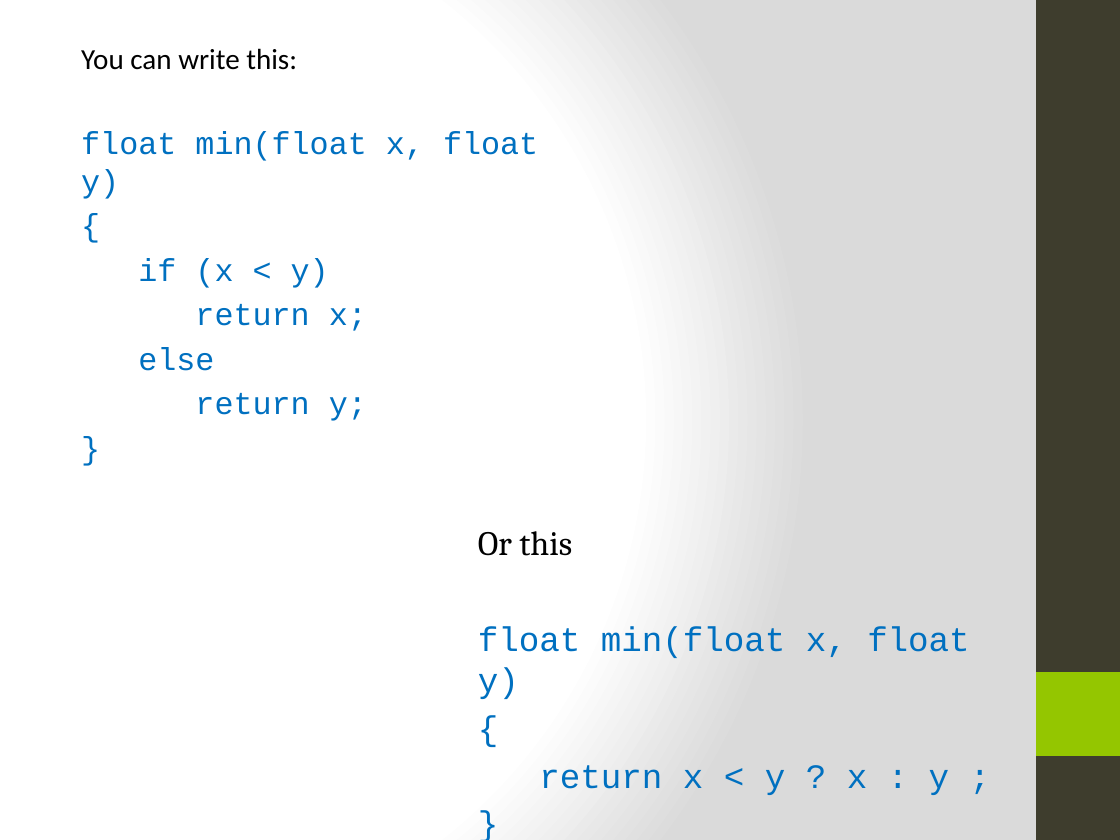
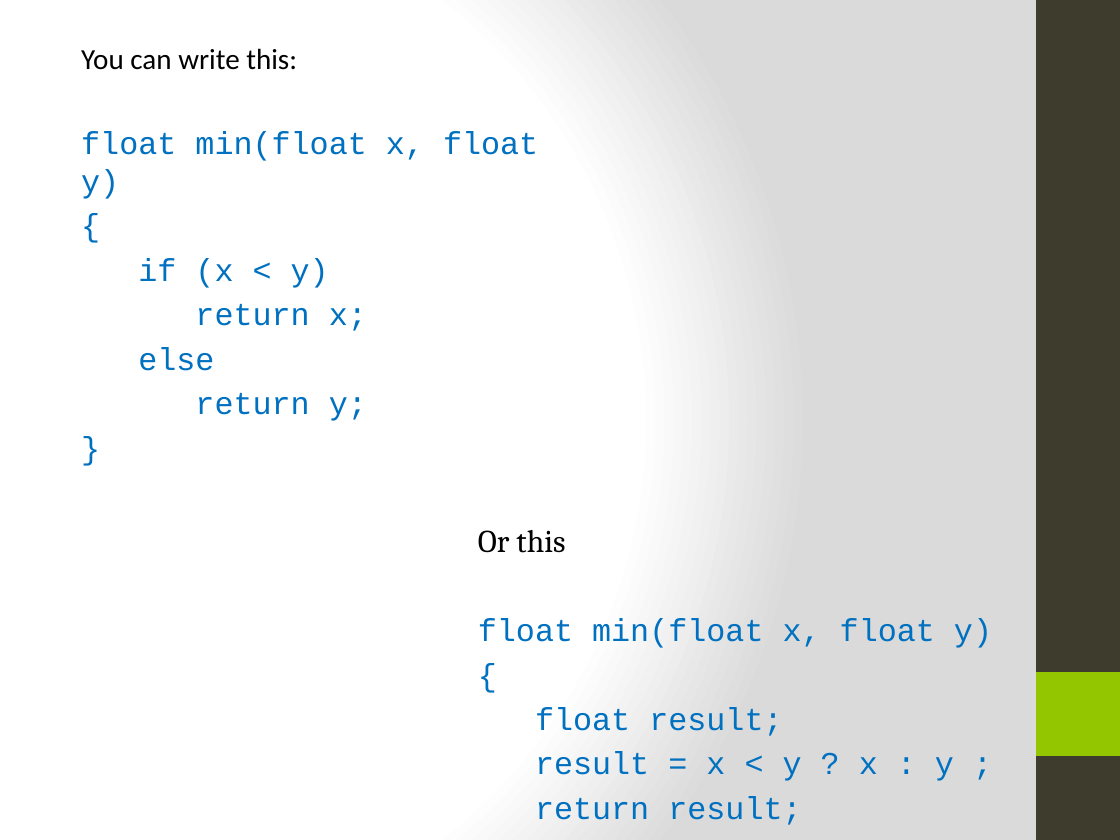
Before and after one commit to kinsidar/Spring2016, a slide deck: slide 12 of Slides/Lesson8.pptx. Drawn at 1120x840 pixels with LibreOffice and Linux fonts; fonts in the diff are those of the drawing. Boxes give left, top, right and bottom in pixels: in the first picture for what was removed or moved away, otherwise in the second. Text is boxed around its words. In the diff, an @@ line names an element or a change of style, - is before the commit and + after.

```diff
--- a/Slides/Lesson8.pptx
+++ b/Slides/Lesson8.pptx
@@ text at <box>478,530,992,648</box>: size 22 to 20.4 pt in "Or this", "float min(float x, float y)", "{", "}" @@
@@ text at <box>535,707,954,825</box>: text changed; size 22 to 20.4 pt @@
-return x < y ? x : y ;
+float result;
+result = x < y ? x : y ;
+return result;
```
Also in this commit, not shown: 1 other slide changed, 21 other files.
